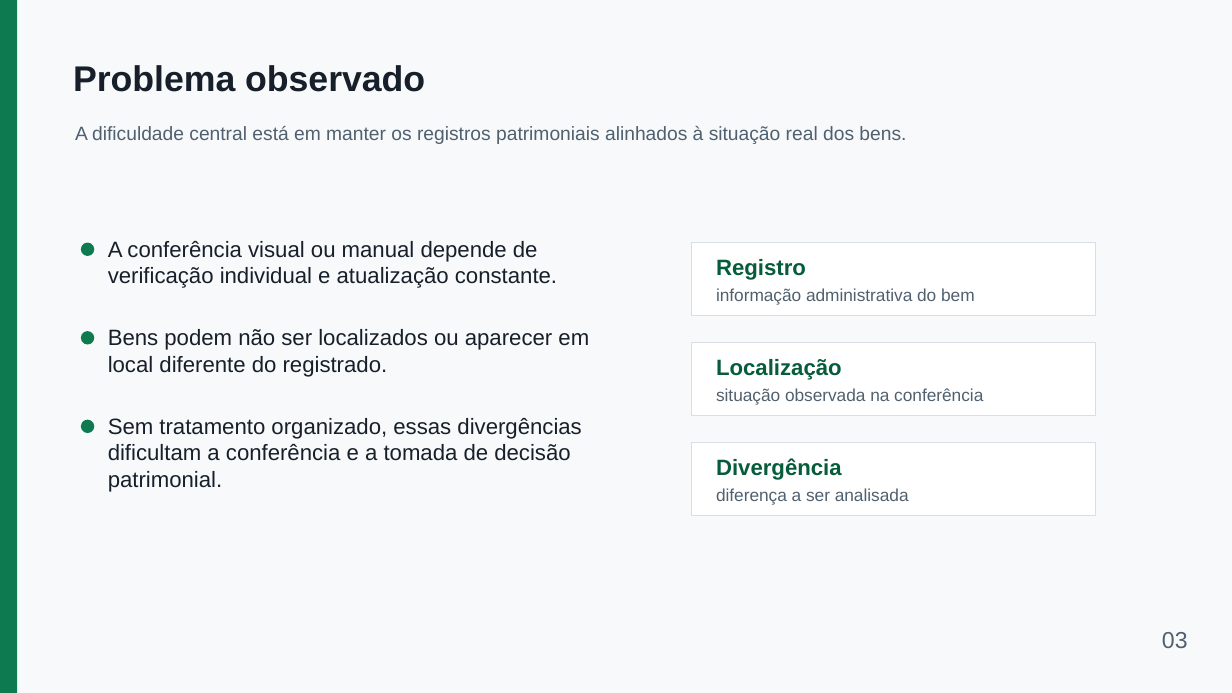
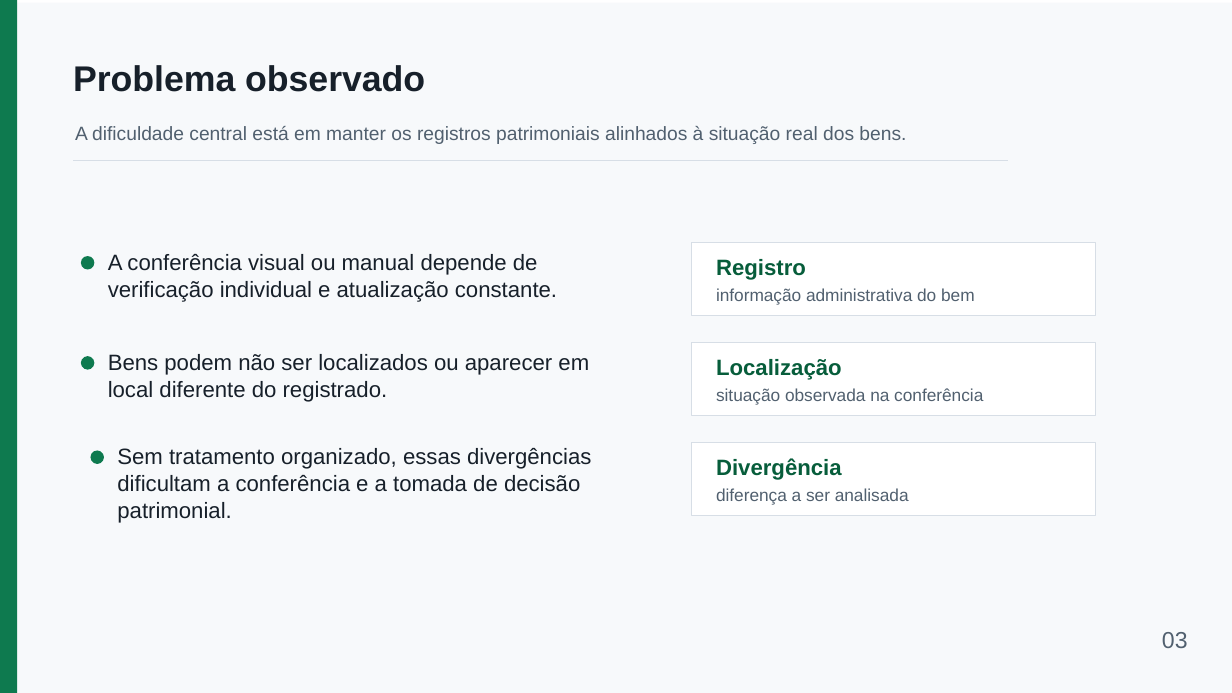
Before and after one commit to EzekLobo/InventoryRFID, a slide deck: slide 3 of docs/tcc/apresentacao-inventoryrfid-15min.pptx. Drawn at 1232x693 pixels with LibreOffice and Linux fonts; fonts in the diff are those of the drawing. Boxes give left, top, right and bottom in pixels: in the first picture for what was removed or moved away, otherwise in the second. Text is boxed around its words. In the diff, an @@ line names an element or a change of style, - is before the commit and + after.

```diff
--- a/docs/tcc/apresentacao-inventoryrfid-15min.pptx
+++ b/docs/tcc/apresentacao-inventoryrfid-15min.pptx
@@ line added from (73, 161) to (1008, 161), #D7DEE6 0.8 pt @@
@@ ellipse: place and size @@
-ellipse at (81, 242, 95, 256)
+ellipse at (81, 256, 95, 270)
@@ text "A conferência visual ou manual ...": place and size @@
-text "A conferência visual ou manual ..." at (108, 241, 557, 288)
+text "A conferência visual ou manual ..." at (108, 254, 557, 302)
@@ ellipse: place and size @@
-ellipse at (81, 331, 95, 345)
+ellipse at (81, 356, 95, 370)
@@ text "Bens podem não ser localizados ...": place and size @@
-text "Bens podem não ser localizados ..." at (108, 329, 589, 377)
+text "Bens podem não ser localizados ..." at (108, 354, 589, 402)
@@ text "Sem tratamento organizado, essas divergências ..." rewrapped from (108, 418, 581, 461) to (117, 448, 591, 523) @@
@@ ellipse: place and size @@
-ellipse at (81, 420, 95, 433)
+ellipse at (91, 451, 104, 465)
```
Also in this commit, not shown: 10 other slides changed, 2 slides added, 3 slides removed, 2 other files.
